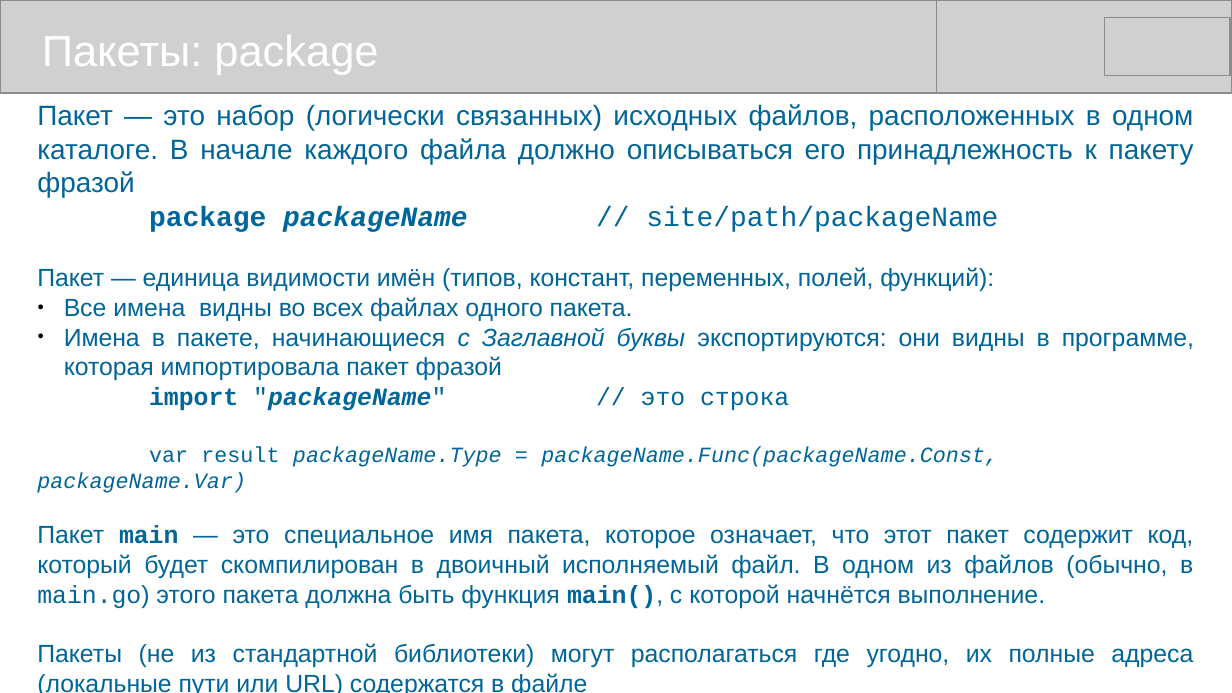
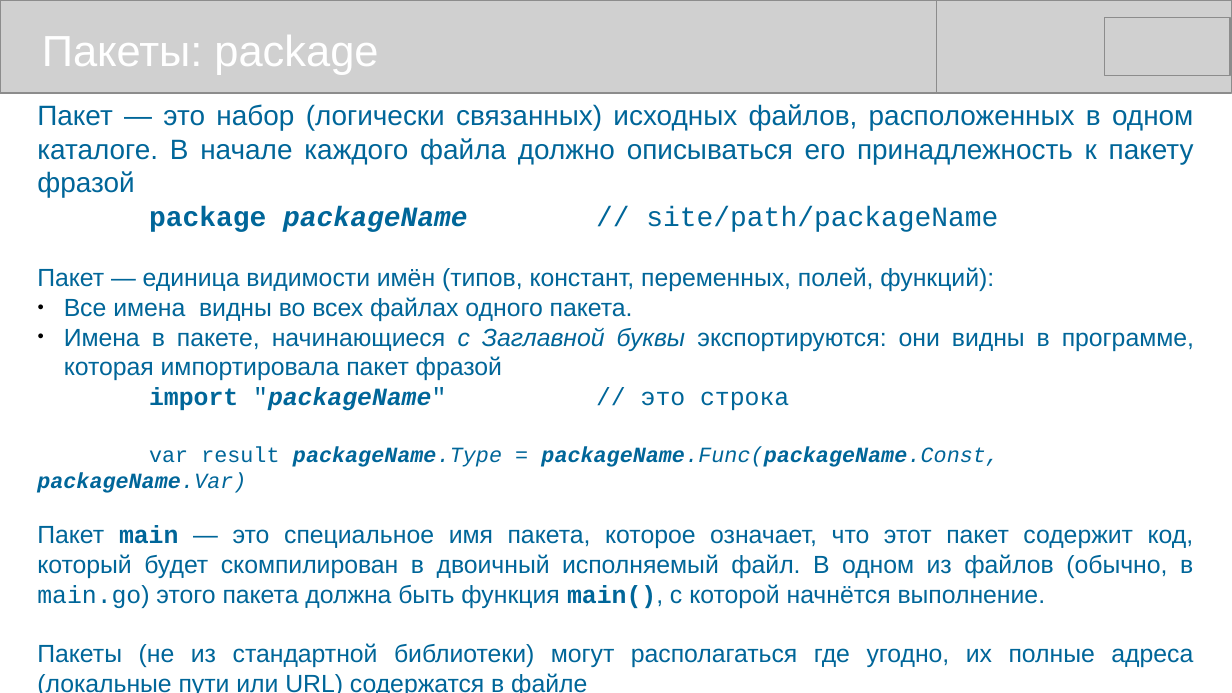
Before and after one commit to mike-shock/Go_language, a slide deck: slide 34 of Go_Preview.odp. Drawn at 1232x693 pixels with LibreOffice and Linux fonts; fonts in the diff are those of the drawing; grey boxes stand for pictures. Boxes give left, top, right and bottom in pixels: in the first picture for what was removed or moved away, otherwise in the second. Text is boxed around its words. In the diff, an @@ line names an element or a change of style, - is before the commit and + after.

```diff
--- a/Go_Preview.odp
+++ b/Go_Preview.odp
@@ text at box(37, 446, 999, 493): bold on in "packageName.Type packageName.Func(packageName.Const, package ..." @@
```
Also in this commit, not shown: 5 other slides changed, 7 other files.
